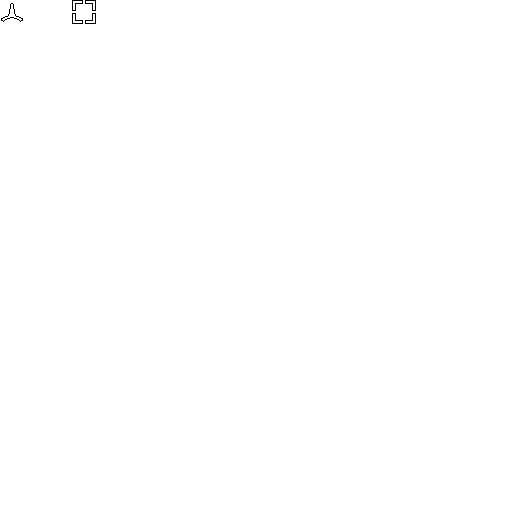
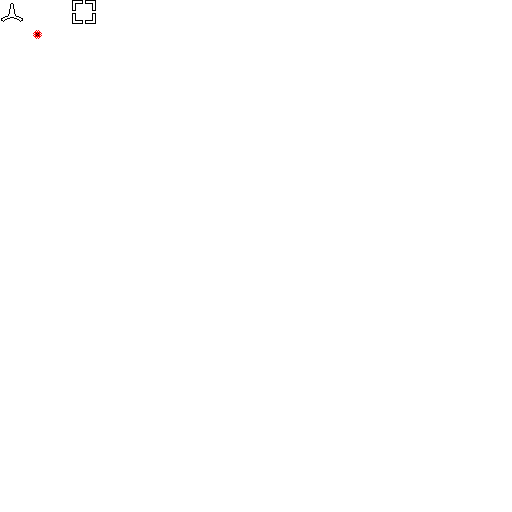
Two versions of the same layered image (512×512). Layer-by-layer changes:
painted on "Background" over [33, 30, 42, 39]
